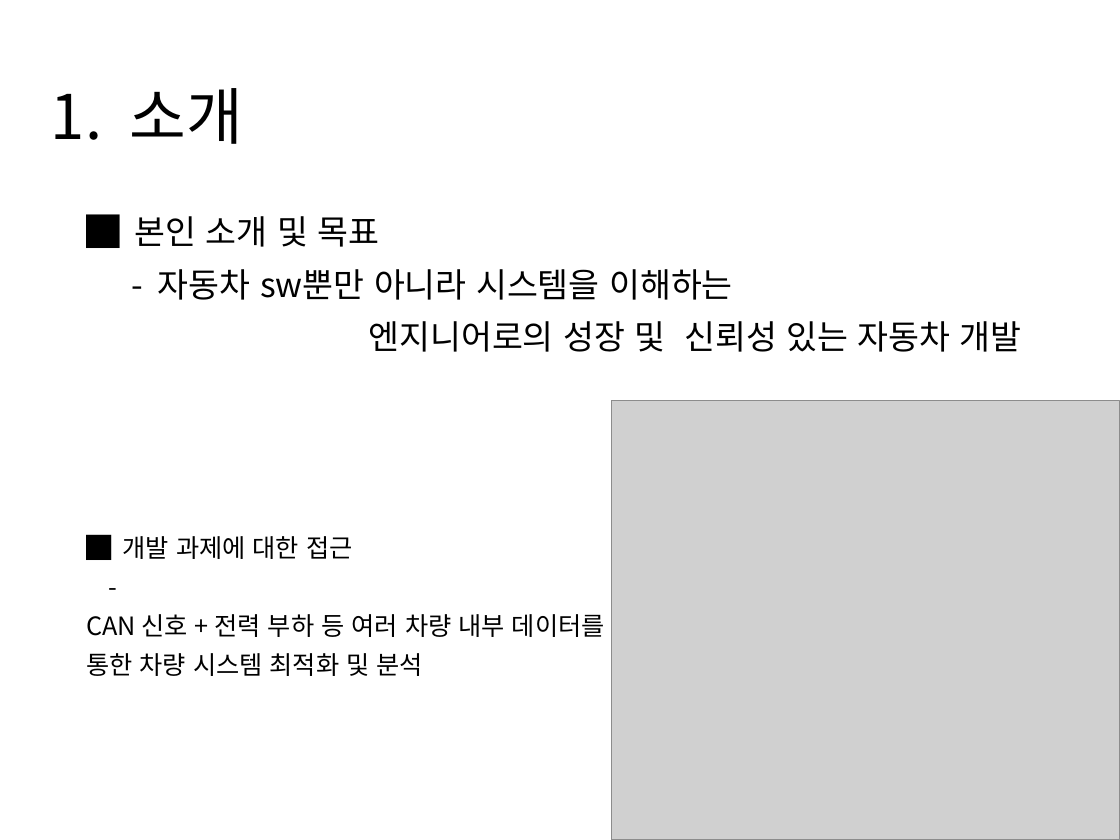
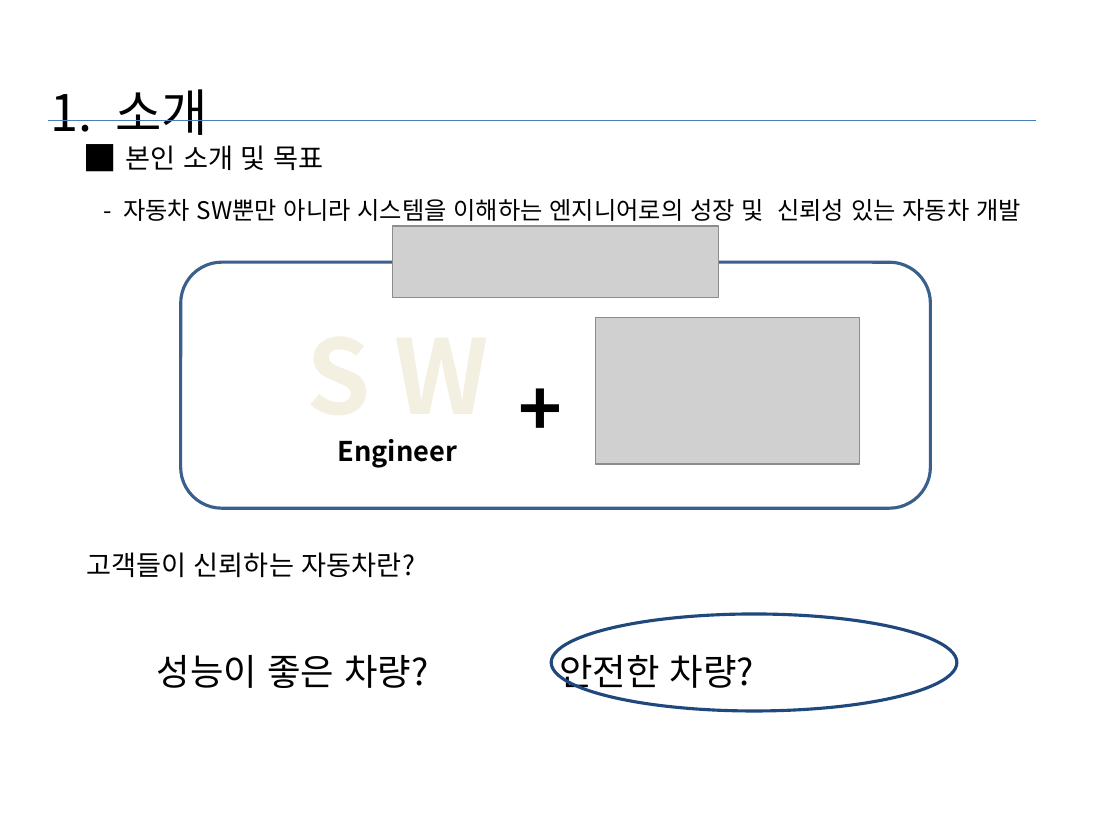
Before and after one commit to arith3/scv, a slide deck: slide 3 of 프레젠테이션1.pptx. Drawn at 1120x840 pixels with LibreOffice and Linux fonts; fonts in the diff are those of the drawing; grey boxes stand for pictures; background and template pictures are left out. Boxes give left, top, right and bottom in pixels: in the first picture for what was removed or moved away, otherwise in the second. Text is boxed around its words. In the diff, an @@ line names an element or a change of style, - is before the commit and + after.

```diff
--- a/프레젠테이션1.pptx
+++ b/프레젠테이션1.pptx
@@ title "1. 소개" at <box>51,89,208,135</box>: size 39.6 to 32.4 pt @@
@@ line added from (48, 120) to (1036, 120), #4B7EBC 0.75 pt @@
@@ text added at <box>126,145,324,170</box>, 17.6 pt, text #000000 @@
+█ 본인 소개 및 목표
@@ text at <box>123,199,1021,226</box>: text changed; size 21.6 to 15.6 pt @@
-█ 본인 소개 및 목표
-- 자동차 sw뿐만 아니라 시스템을 이해하는
-엔지니어로의 성장 및 신뢰성 있는 자동차 개발
+- 자동차 SW뿐만 아니라 시스템을 이해하는 엔지니어로의 성장 및 신뢰성 있는 자동차 개발
@@ picture added at <box>392,226,718,298</box> @@
@@ text added at <box>507,226,772,543</box>, 47.8 pt, text #000000, bold @@
++
@@ rounded rectangle added at <box>180,262,930,508</box>, fill #FFFFFF, outline #3A5F8C 2 pt @@
@@ text added at <box>307,294,488,468</box>, 17.6 pt, text #000000, bold @@
+S W
+Engineer
@@ picture added at <box>595,318,859,465</box> @@
@@ picture removed at <box>612,401,1120,840</box> @@
@@ text removed at <box>86,536,605,676</box> @@
-█ 개발 과제에 대한 접근
--
-CAN 신호 + 전력 부하 등 여러 차량 내부 데이터를
-통한 차량 시스템 최적화 및 분석
@@ text added at <box>86,552,415,577</box>, 17.6 pt, text #000000 @@
+고객들이 신뢰하는 자동차란?
@@ ellipse added at <box>551,614,956,711</box>, outline #1F497D 2 pt @@
@@ text added at <box>157,648,754,695</box>, 23.4 pt, text #000000 @@
+성능이 좋은 차량? 안전한 차량?
```
Also in this commit, not shown: 1 other slide changed, 2 slides added.
